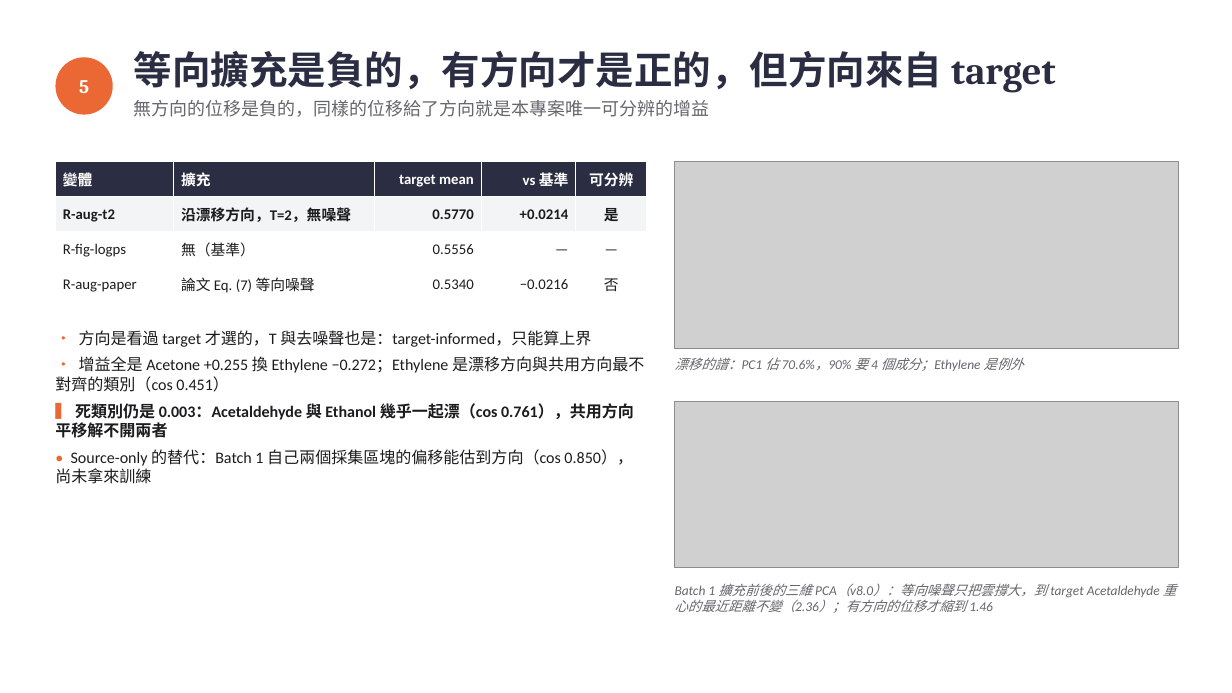
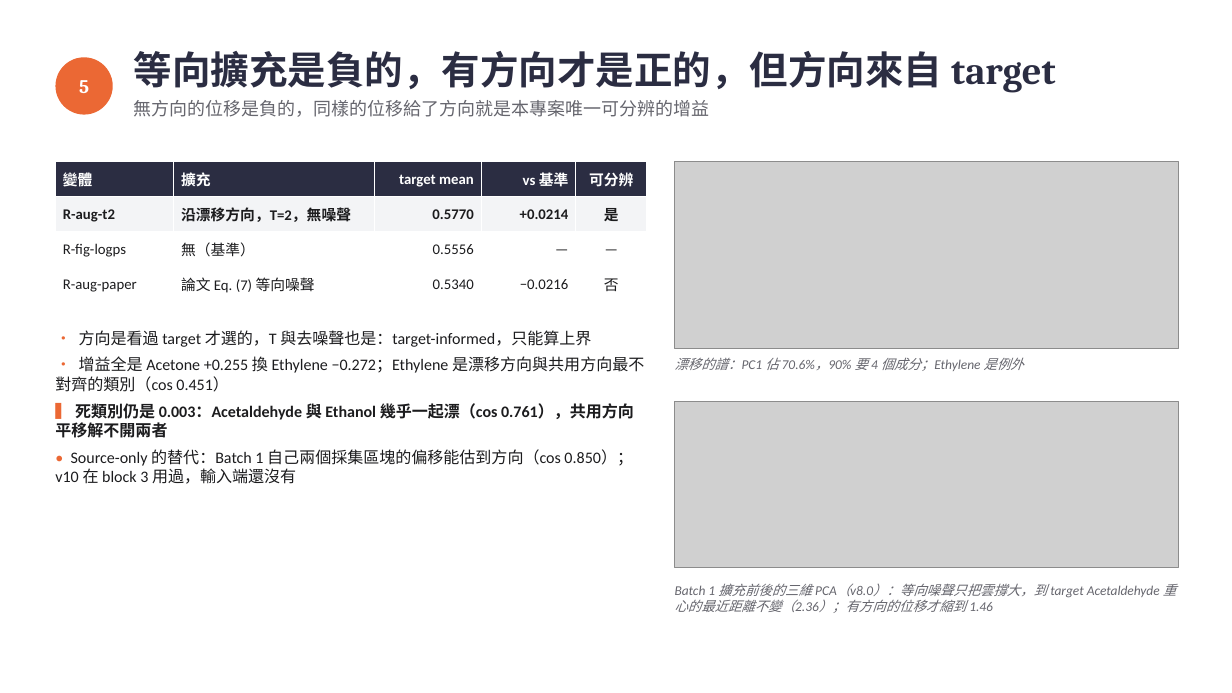
Before and after one commit to wintera1233/cdcnn, a slide deck: slide 7 of reports/cdcnn-implementation-issues.pptx. Drawn at 1232x693 pixels with LibreOffice and Linux fonts; fonts in the diff are those of the drawing; grey boxes stand for pictures. Boxes give left, top, right and bottom in pixels: in the first picture for what was removed or moved away, otherwise in the second. Text is boxed around its words. In the diff, an @@ line names an element or a change of style, - is before the commit and + after.

```diff
--- a/reports/cdcnn-implementation-issues.pptx
+++ b/reports/cdcnn-implementation-issues.pptx
@@ text at bbox=[55, 449, 633, 484]: text changed @@
-• Source-only 的替代：Batch 1 自己兩個採集區塊的偏移能估到方向（cos 0.850），尚未拿來訓練
+• Source-only 的替代：Batch 1 自己兩個採集區塊的偏移能估到方向（cos 0.850）；v10 在 block 3 用過，輸入端還沒有
```
Also in this commit, not shown: 2 other slides changed, 2 other files.
